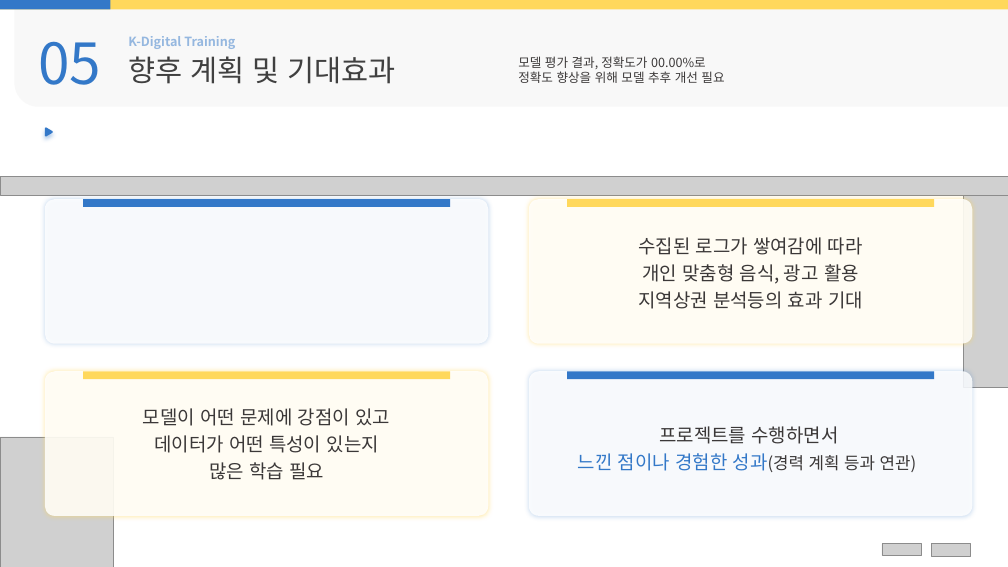
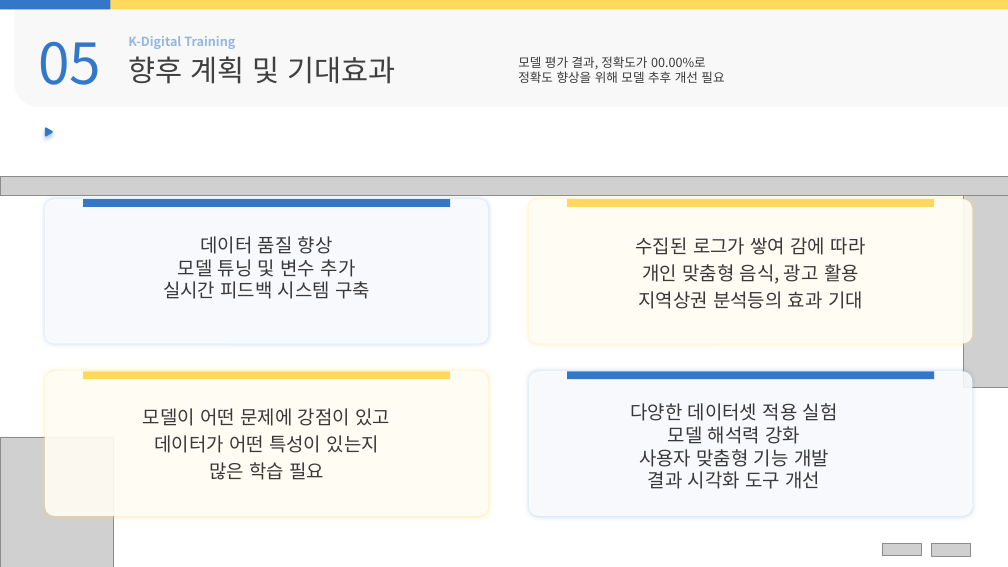
Before and after one commit to Hiddle00/project2_weather, a slide deck: slide 26 of 최종발표/03.D팀_최종발표.pptx. Drawn at 1008x567 pixels with LibreOffice and Linux fonts; fonts in the diff are those of the drawing; grey boxes stand for pictures; background and template pictures are left out. Boxes give left, top, right and bottom in pixels: in the first picture for what was removed or moved away, otherwise in the second. Text is boxed around its words. In the diff, an @@ line names an element or a change of style, - is before the commit and + after.

Commit message:
ppt 수정

```diff
--- a/최종발표/03.D팀_최종발표.pptx
+++ b/최종발표/03.D팀_최종발표.pptx
@@ text added at (163, 236, 370, 299), 18 pt, text #3B3838 @@
+데이터 품질 향상
+모델 튜닝 및 변수 추가
+실시간 피드백 시스템 구축
@@ text at (636, 237, 866, 255): spaces changed @@
-수집된 로그가 쌓여감에 따라
+수집된 로그가 쌓여 감에 따라
@@ text added at (630, 403, 838, 489), 18 pt, text #3B3838 @@
+다양한 데이터셋 적용 실험
+모델 해석력 강화
+사용자 맞춤형 기능 개발
+결과 시각화 도구 개선
@@ text removed at (578, 426, 917, 472) @@
-프로젝트를 수행하면서
-느낀 점이나 경험한 성과(경력 계획 등과 연관)
```
